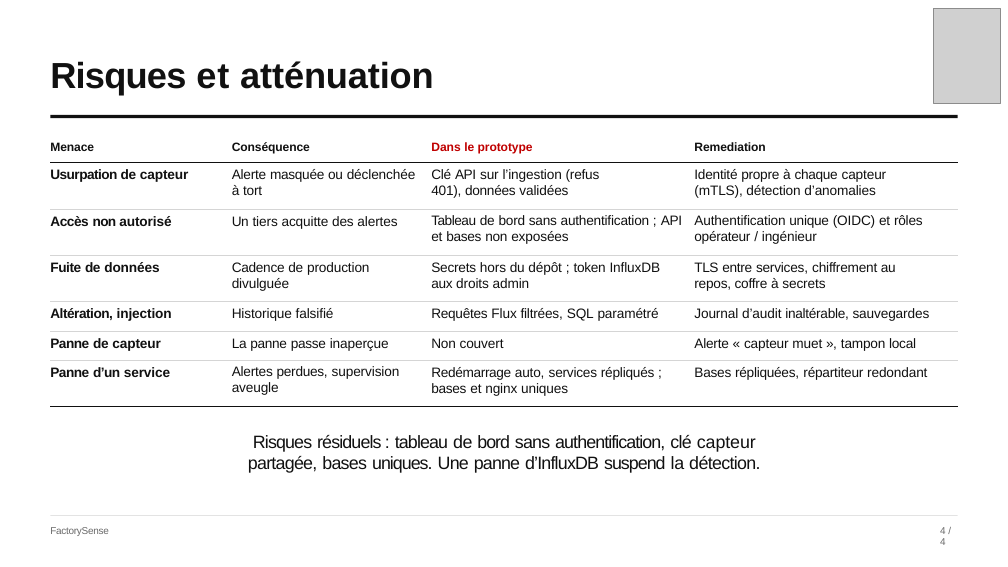
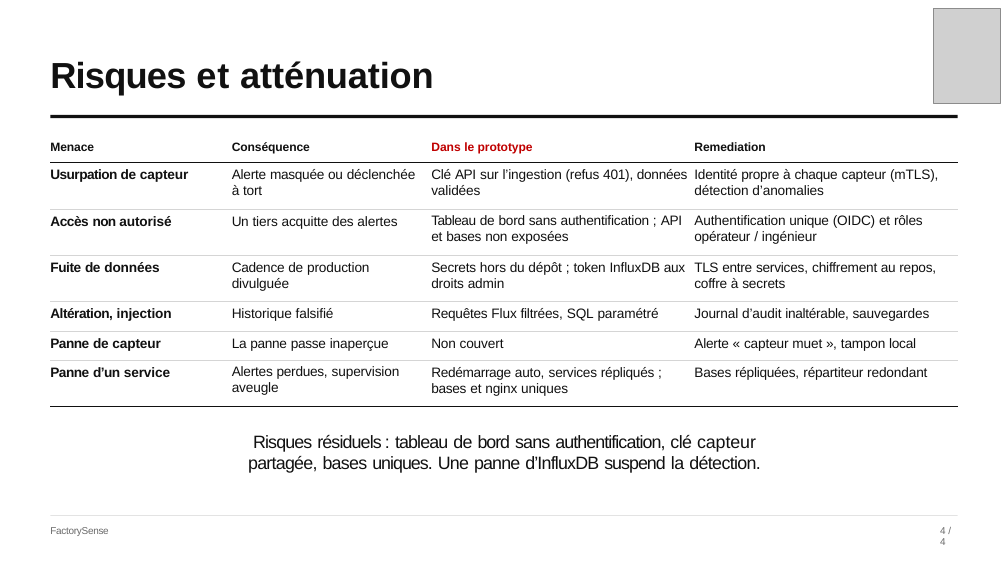
Before and after one commit to tVelard/FactorySense, a slide deck: slide 5 of presentation/slides.pptx. Drawn at 1008x567 pixels with LibreOffice and Linux fonts; fonts in the diff are those of the drawing; grey boxes stand for pictures. Boxes give left, top, right and bottom in pixels: in the first picture for what was removed or moved away, otherwise in the second. Text is boxed around its words. In the diff, an @@ line names an element or a change of style, - is before the commit and + after.

```diff
--- a/presentation/slides.pptx
+++ b/presentation/slides.pptx
@@ table at bbox=[51, 142, 958, 407] @@
@@ letter spacing -0.2 to -0.3 pt in "masquée", "données", "propre chaque", "de sans API bases non" and 10 more places @@
@@ letter spacing -0.6 to -0.5 pt in "d’un" @@
@@ line spacing 1.06 to 1.05 @@
@@ borders changed @@
@@ text "Risques résiduels : tableau de ..." at bbox=[248, 435, 760, 473]: letter spacing -0.6 to -0.5 pt in "de"; letter spacing -0.8 to -0.7 pt in "partagée,"; letter spacing -0.9 to -1 pt in "uniques. suspend" @@
```
Also in this commit, not shown: 4 other slides changed.
